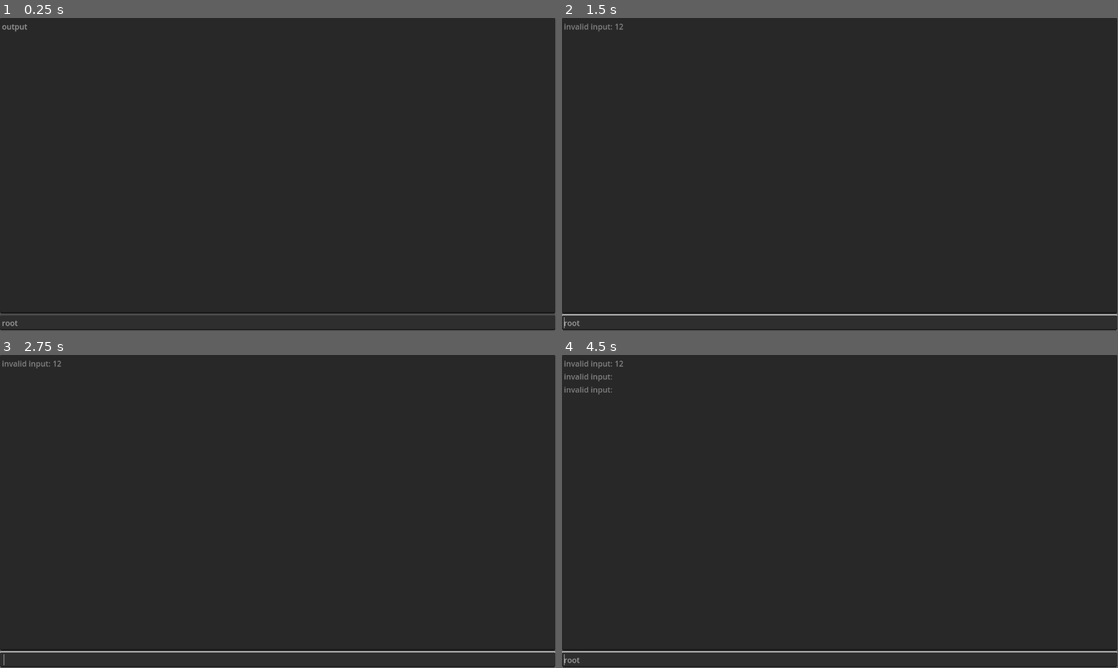
Above: before the commit, frames 1-4 (two rows, left to right).
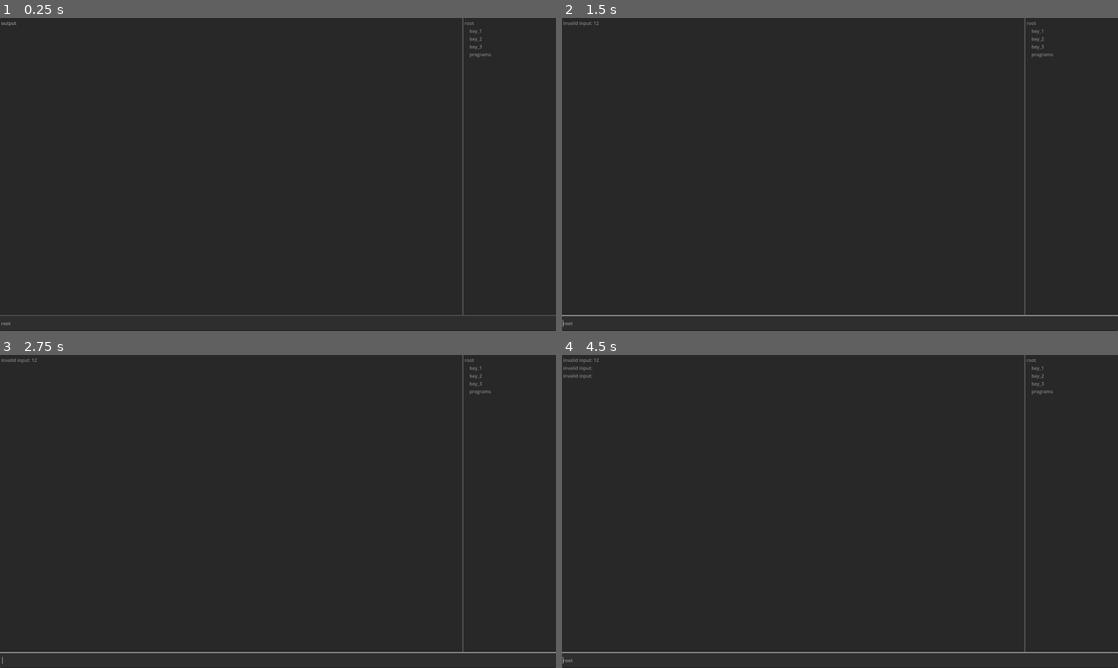
Above: after the commit, the same moments.

Repository: miles-o/alien
Game: Godot game, scene res://Terminal/terminal.tscn
Two runs of this game, one before a commit and one after it. Both use one fixed random seed, a clock stepped at 60 frames per second and the inputs below. The project has no main scene, so this scene is started directly.
Inputs (mouse positions are in pixels of both pictures, inside the frame that each line leads up to):
- Up to frame 1 (0.25 s): no input
- Up to frame 2 (1.5 s): click (840, 321) at 0.52 s; type "12" at 0.6 s; tap Enter at 1.25 s
- Up to frame 3 (2.75 s): tap Space at 2 s
- Up to frame 4 (4.5 s): tap Enter at 2.75, 4.25 s; tap Space at 3.5 s
In our replay, the window is 799x449 before the commit and 800x450 after it. These sizes can differ from the game's own. Grey fills any space a smaller window leaves; there, only what the larger window draws over its background counts as a difference.

The runs differ from the first frame. In frame 1, 0.8% of the frame differs, in the area x 0-100%, y 0-100%; in frame 2, 1.1%; in frame 3, 1.1%; in frame 4, 1.3%.

Commit message:
file explorer added

Diff:
--- a/Terminal/terminal.gd
+++ b/Terminal/terminal.gd
@@ -6,22 +6,62 @@
 # Called when the node enters the scene tree for the first time.
 func _ready():
 	root.set_text(0, "root")
-	generate_tree()
-
+	generate_tree("space_station")
+	$HBoxContainer/FileExplorer.text = currentNode.get_text(0) + "\n" + list_children(currentNode)
 # Called every frame. 'delta' is the elapsed time since the previous frame.
 func _process(_delta):
 	pass
 
-func generate_tree():
-	var bay_1 = tree.create_item(root)
-	bay_1.set_text(0, "bay_1")
-	var bay_2 = tree.create_item(root)
-	bay_2.set_text(0, "bay_2")
-	var bay_3 = tree.create_item(root)
-	bay_3.set_text(0, "bay_3")
-	var module = tree.create_item(bay_1)
-	module.set_text(0, "module.exe")
-
+func generate_tree(terminalType):
+	match terminalType:
+		"ship":
+			var ship_controls = tree.create_item(root)
+			ship_controls.set_text(0, "ship_controls")
+			var weapons_systems = tree.create_item(root)
+			weapons_systems.set_text(0, "weapons_systems")
+			var select_destination = tree.create_item(ship_controls)
+			select_destination.set_text(0, "select_destination.exe")
+			var ship_cameras = tree.create_item(ship_controls)
+			ship_cameras.set_text(0, "ship_cameras.exe")
+			var connect_module = tree.create_item(ship_controls)
+			connect_module.set_text(0, "connect_module.exe")
+			var eject_module = tree.create_item(ship_controls)
+			eject_module.set_text(0, "eject_module.exe")
+		"space_station":
+			var bay_1 = tree.create_item(root)
+			bay_1.set_text(0, "bay_1")
+			var bay_2 = tree.create_item(root)
+			bay_2.set_text(0, "bay_2")
+			var bay_3 = tree.create_item(root)
+			bay_3.set_text(0, "bay_3")
+			var programs = tree.create_item(root)
+			programs.set_text(0, "programs")
+			var eject_module1 = tree.create_item(bay_1)
+			eject_module1.set_text(0, "eject_module.exe")
+			var eject_module2 = tree.create_item(bay_2)
+			eject_module2.set_text(0, "eject_module.exe")
+			var eject_module3 = tree.create_item(bay_3)
+			eject_module3.set_text(0, "eject_module.exe")
+			var list_modules = tree.create_item(programs)
+			list_modules.set_text(0, "list_modules.exe")
+			var access_cameras = tree.create_item(programs)
+			access_cameras.set_text(0, "access_cameras.exe")
+
+func _on_line_edit_text_submitted(new_text):
+	var input = new_text
+	var inputArray : Array = process_command(input)
+
+	match inputArray[0]:
+		"ls":
+			list_cmd(inputArray)
+		"cd":
+			change_directory(inputArray)
+		"mkdir":
+			mkdir(inputArray)
+		"run":
+			run_program(inputArray)
+		_:
+			$HBoxContainer/Output.text += "invalid input: " + input + "\n"
 
 func process_command(command):
 	var inputArray : Array = []
@@ -43,20 +83,6 @@
 		if last_loop == true:
 			break
 	return inputArray
-
-func list_destinations():
-	$TextEdit.text += "destinations\n"
-
-func list_modules():
-	$TextEdit.text += "modules\n"
-
-func list_children(root : TreeItem):
-	var res : String
-	var currentChild = root.get_first_child()
-	while currentChild:
-		res += currentChild.get_text(0) + "\n"
-		currentChild = currentChild.get_next()
-	$TextEdit.text += res
 
 func change_directory(inputArray):
 	if inputArray.size() > 1:
@@ -73,21 +99,27 @@
 				else:
 					tempNode = tempNode.get_next()
 			if !nodeFound:
-				$TextEdit.text += "node not found\n"
-		else:
-			$TextEdit.text += "Expected 2 arguments, recieved " + str(inputArray.size()) + " arguments\n"
+				$HBoxContainer/Output.text += "node not found\n"
+		else:
+			$HBoxContainer/Output.text += "Expected 2 arguments, recieved " + str(inputArray.size()) + " arguments\n"
 	else:
 		if currentNode.get_text(0) != "root":
 			currentNode = currentNode.get_parent()
 		else:
-			$TextEdit.text += "already at root\n"
+			$HBoxContainer/Output.text += "already at root\n"
 	var nodeTxt = currentNode.get_text(0)
-	$LineEdit.placeholder_text = currentNode.get_text(0)
-
-func mkdir(name):
-	$TextEdit.text += "creating directory: " + name + "\n"
-	var child = tree.create_item(currentNode)
-	child.set_text(0, name)
+	$HBoxContainer/FileExplorer.text = currentNode.get_text(0) + "\n" + list_children(currentNode)
+
+func mkdir(inputArray):
+	if inputArray.size() > 1:
+		if inputArray.size() < 3:
+			$HBoxContainer/Output.text += "creating directory: " + inputArray[1] + "\n"
+			var child = tree.create_item(currentNode)
+			child.set_text(0, inputArray[1])
+		else:
+			$HBoxContainer/Output.text += "Expected 2 arguments, recieved " + str(inputArray.size()) + " arguments\n"
+	else:
+		$HBoxContainer/Output.text += "include directory name\n"
 
 func run_program(inputArray):
 	if inputArray.size() > 1:
@@ -99,55 +131,73 @@
 				var nodeTxt : String = tempNode.get_text(0)
 				if val == nodeTxt:
 					match nodeTxt:
-						"module.exe":
-							run_module()
+						"select_destination.exe":
+							select_destination()
+						"ship_cameras.exe":
+							ship_cameras()
+						"connect_module.exe":
+							connect_module()
+						"eject_module.exe":
+							eject_module()
+						"list_modules.exe":
+							list_modules()
+						"access_cameras.exe":
+							access_cameras()
 					nodeFound = true
 					break
 				else:
 					tempNode = tempNode.get_next()
 			if !nodeFound:
-				$TextEdit.text += "program not found\n"
-		else:
-			$TextEdit.text += "Expected 2 arguments, recieved " + str(inputArray.size()) + " arguments\n"
+				$HBoxContainer/Output.text += "program not found\n"
+		else:
+			$HBoxContainer/Output.text += "Expected 2 arguments, recieved " + str(inputArray.size()) + " arguments\n"
 	else:
 		if currentNode.get_text(0) != "root":
 			currentNode = currentNode.get_parent()
 		else:
-			$TextEdit.text += "already at root\n"
+			$HBoxContainer/Output.text += "Already at root\n"
 	var nodeTxt = currentNode.get_text(0)
-func run_module():
-	$TextEdit.text += "running module\n"
-
-func _on_line_edit_text_submitted(new_text):
-	var input = new_text
-	var inputArray : Array = process_command(input)
-
-	match inputArray[0]:
-		"ls":
-			if inputArray.size() > 1:
-				if inputArray.size() < 3:
-					match inputArray[1]:
-						"destinations":
-							list_destinations()
-						"modules":
-							list_modules()
-						_:
-							$TextEdit.text += "error\n"
-				else:
-					$TextEdit.text += "Expected 2 arguments, recieved " + str(inputArray.size()) + " arguments\n"
-			else:
-				list_children(currentNode)
-		"cd":
-			change_directory(inputArray)
-		"mkdir":
-			if inputArray.size() > 1:
-				if inputArray.size() < 3:
-					mkdir(inputArray[1])
-				else:
-					$TextEdit.text += "Expected 2 arguments, recieved " + str(inputArray.size()) + " arguments\n"
-			else:
-				$TextEdit.text += "include directory name\n"
-		"run":
-			run_program(inputArray)
-		_:
-			$TextEdit.text += "invalid input: " + input + "\n"
+
+func list_cmd(inputArray):
+	if inputArray.size() > 1:
+		if inputArray.size() < 3:
+			match inputArray[1]:
+				"destinations":
+					list_destinations()
+				"modules":
+					list_modules()
+				_:
+					$HBoxContainer/Output.text += "error\n"
+		else:
+			$HBoxContainer/Output.text += "Expected 2 arguments, recieved " + str(inputArray.size()) + " arguments\n"
+	else:
+		list_children(currentNode)
+
+func list_destinations():
+	$HBoxContainer/Output.text += "destinations\n"
+
+func list_modules():
+	$HBoxContainer/Output.text += "modules\n"
+
+func list_children(root : TreeItem):
+	var res : String
+	var currentChild = root.get_first_child()
+	while currentChild:
+		res += "    " + currentChild.get_text(0) + "\n"
+		currentChild = currentChild.get_next()
+	return res
+
+func select_destination():
+	$HBoxContainer/Output.text += "Select destination\n"
+
+func ship_cameras():
+	$HBoxContainer/Output.text += "Launching cameras\n"
+
+func access_cameras():
+	$HBoxContainer/Output.text += "Accessing cameras\n"
+
+func eject_module():
+	$HBoxContainer/Output.text += "Ejecting module\n"
+
+func connect_module():
+	$HBoxContainer/Output.text += "Connecting module\n"
--- a/Terminal/terminal.tscn
+++ b/Terminal/terminal.tscn
@@ -5,20 +5,31 @@
 [node name="terminal" type="Node2D"]
 
 [node name="VBoxContainer" type="VBoxContainer" parent="."]
-offset_right = 1152.0
-offset_bottom = 648.0
+offset_right = 1920.0
+offset_bottom = 1080.0
 script = ExtResource("1_kg68k")
 
-[node name="TextEdit" type="TextEdit" parent="VBoxContainer"]
+[node name="HBoxContainer" type="HBoxContainer" parent="VBoxContainer"]
 layout_mode = 2
+size_flags_vertical = 3
+
+[node name="Output" type="TextEdit" parent="VBoxContainer/HBoxContainer"]
+layout_mode = 2
+size_flags_horizontal = 3
 size_flags_vertical = 3
 placeholder_text = "output"
 editable = false
 
+[node name="FileExplorer" type="TextEdit" parent="VBoxContainer/HBoxContainer"]
+layout_mode = 2
+size_flags_horizontal = 3
+size_flags_stretch_ratio = 0.2
+editable = false
+
 [node name="LineEdit" type="LineEdit" parent="VBoxContainer"]
 layout_mode = 2
-size_flags_vertical = 10
-size_flags_stretch_ratio = 0.0
+size_flags_vertical = 3
+size_flags_stretch_ratio = 0.05
 placeholder_text = "root"
 
 [connection signal="text_submitted" from="VBoxContainer/LineEdit" to="VBoxContainer" method="_on_line_edit_text_submitted"]
--- a/project.godot
+++ b/project.godot
@@ -13,3 +13,10 @@
 config/name="SuperSweetFuckingAlienGame"
 config/features=PackedStringArray("4.2", "Forward Plus")
 config/icon="res://icon.svg"
+
+[display]
+
+window/size/viewport_width=1920
+window/size/viewport_height=1080
+window/size/mode=3
+window/stretch/mode="viewport"
